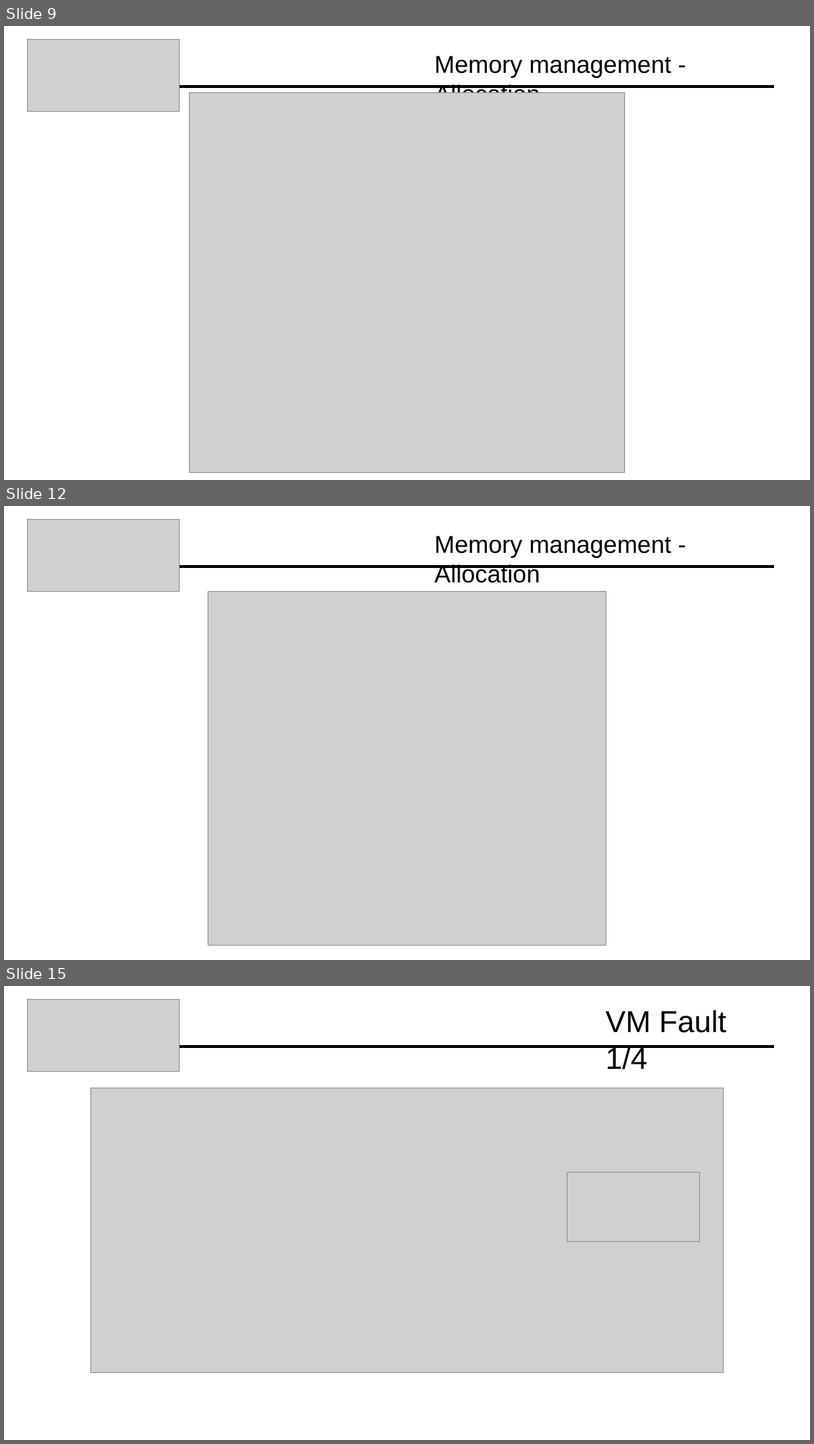
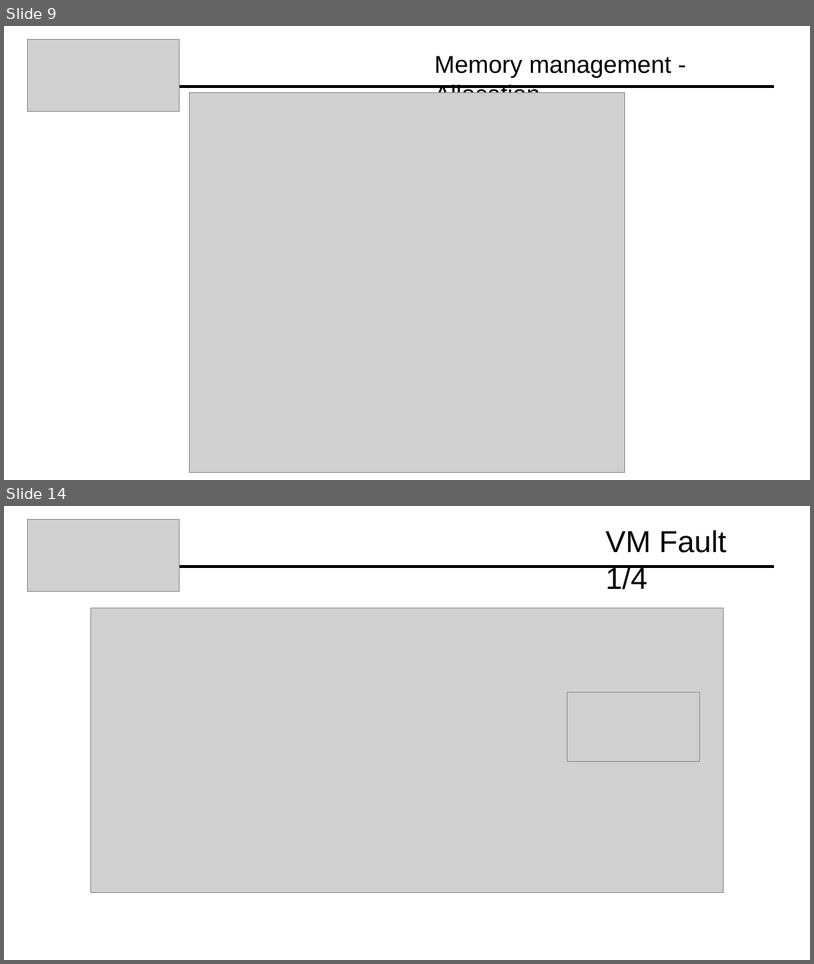
Before and after one commit to Davide619/OS161, a slide deck: Presentazione Progetto OS161.pptx. Shown one above the other, each under a label of ours: slides 9, 12 and 15 before the commit, slides 9 and 14 after it; the slides between them are not shown. The pictures are 814x1444 and 814x964 pixels, drawn with LibreOffice and Linux fonts; fonts in the diff are those of the drawing; grey boxes stand for pictures. Boxes give left, top, right and bottom in pixels: in the first picture for what was removed or moved away, otherwise in the second. Text is boxed around its words. In the diff, an @@ line names an element or a change of style, - is before the commit and + after.

```diff
--- a/Presentazione Progetto OS161.pptx
+++ b/Presentazione Progetto OS161.pptx
@@ slide 12 removed at (x1=4, y1=506, x2=810, y2=960), background #FFFFFF @@
@@ picture removed at (x1=28, y1=519, x2=180, y2=591) @@
@@ title removed at (x1=435, y1=536, x2=671, y2=583) @@
-Memory management - Allocation
@@ line removed from (180, 566) to (774, 566) @@
@@ picture removed at (x1=208, y1=591, x2=606, y2=945) @@
@@ what was slide 15 is now slide 14 @@
```
Also in this commit, not shown: 8 slides changed, 1 other file.
